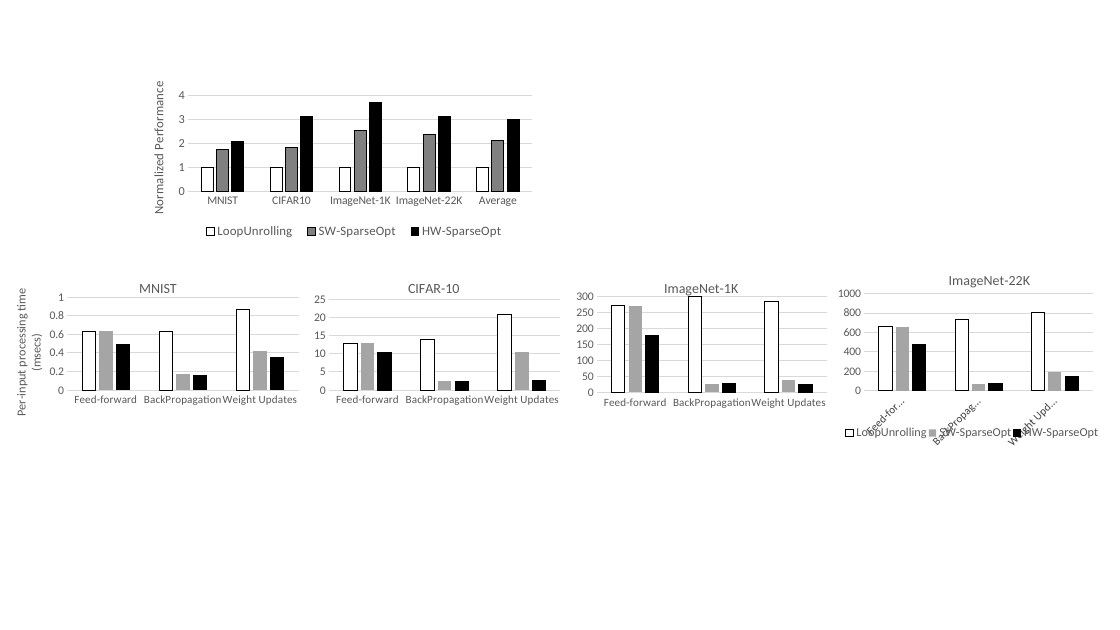
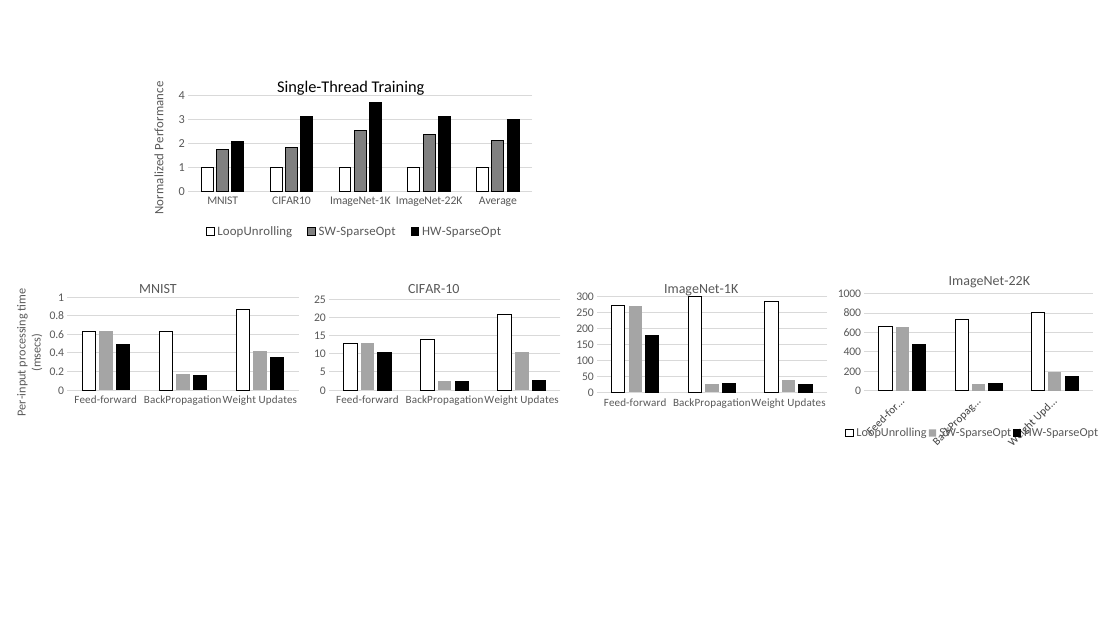
Before and after one commit to hoangt/sc-dnn, a slide deck: slide 15 of isca2016/Figures/Figures.pptx. Drawn at 1120x630 pixels with LibreOffice and Linux fonts; fonts in the diff are those of the drawing. Boxes give left, top, right and bottom in pixels: in the first picture for what was removed or moved away, otherwise in the second. Text is boxed around its words. In the diff, an @@ line names an element or a change of style, - is before the commit and + after.

```diff
--- a/isca2016/Figures/Figures.pptx
+++ b/isca2016/Figures/Figures.pptx
@@ text added at <box>277,80,425,95</box>, 14 pt, text #000000 @@
+Single-Thread Training
```
Also in this commit, not shown: 1 other slide changed, 3 other files.
